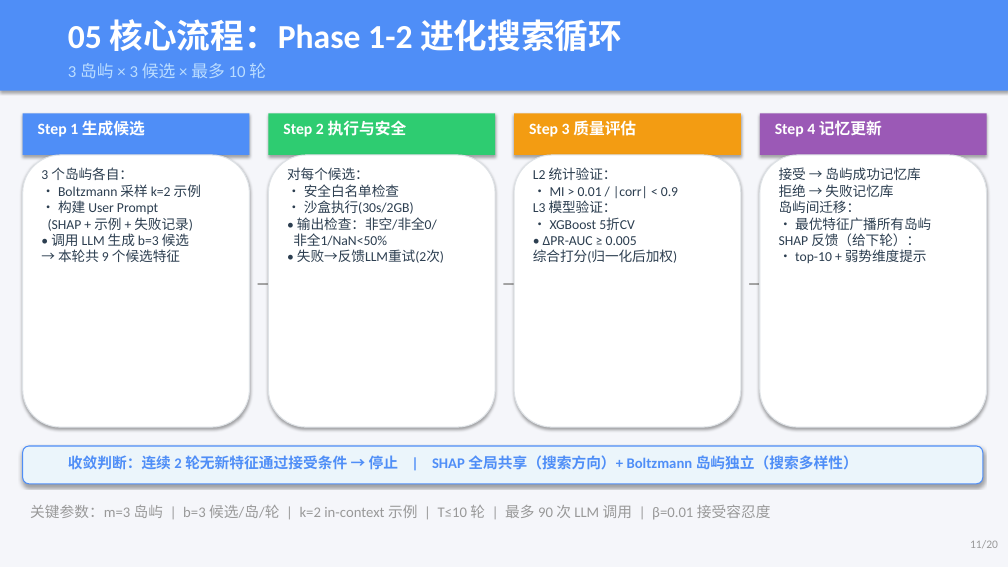
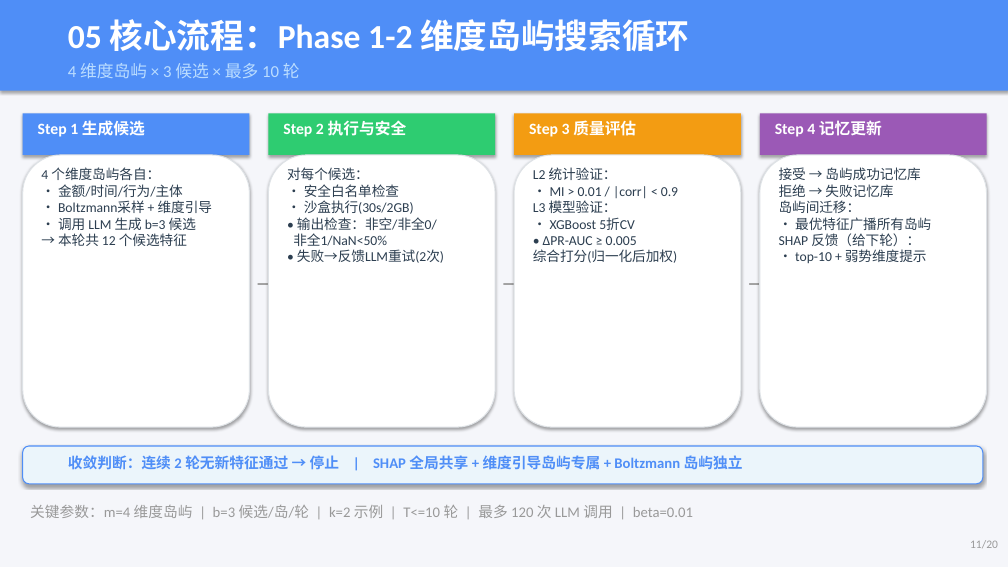
Before and after one commit to youchengsong/large-llm-create-feature, a slide deck: slide 11 of LLM_Feature_Engineering_Report.pptx. Drawn at 1008x567 pixels with LibreOffice and Linux fonts; fonts in the diff are those of the drawing. Boxes give left, top, right and bottom in pixels: in the first picture for what was removed or moved away, otherwise in the second. Text is boxed around its words. In the diff, an @@ line names an element or a change of style, - is before the commit and + after.

```diff
--- a/LLM_Feature_Engineering_Report.pptx
+++ b/LLM_Feature_Engineering_Report.pptx
@@ text at (68, 19, 689, 51): text changed @@
-05 核心流程：Phase 1-2 进化搜索循环
+05 核心流程：Phase 1-2 维度岛屿搜索循环
@@ text at (68, 63, 300, 78): text changed @@
-3 岛屿 × 3 候选 × 最多 10 轮
+4 维度岛屿 × 3 候选 × 最多 10 轮
@@ text at (41, 167, 212, 246): text changed @@
-3 个岛屿各自：
-• Boltzmann 采样 k=2 示例
-• 构建 User Prompt
-(SHAP + 示例 + 失败记录)
-• 调用 LLM 生成 b=3 候选
-→ 本轮共 9 个候选特征
+4 个维度岛屿各自：
+• 金额/时间/行为/主体
+• Boltzmann采样 + 维度引导
+• 调用 LLM 生成 b=3 候选
+→ 本轮共 12 个候选特征
@@ text at (68, 455, 743, 470): text changed @@
-收敛判断：连续 2 轮无新特征通过接受条件 → 停止 | SHAP 全局共享（搜索方向）+ Boltzmann 岛屿独立（搜索多样性）
+收敛判断：连续 2 轮无新特征通过 → 停止 | SHAP 全局共享 + 维度引导岛屿专属 + Boltzmann 岛屿独立
@@ text at (30, 505, 693, 518): text changed @@
-关键参数：m=3 岛屿 | b=3 候选/岛/轮 | k=2 in-context 示例 | T≤10 轮 | 最多 90 次 LLM 调用 | β=0.01 接受容忍度
+关键参数：m=4 维度岛屿 | b=3 候选/岛/轮 | k=2 示例 | T<=10 轮 | 最多 120 次 LLM 调用 | beta=0.01
```
Also in this commit, not shown: 9 other slides changed, 1 slide added, 1 slide removed, 2 other files.
